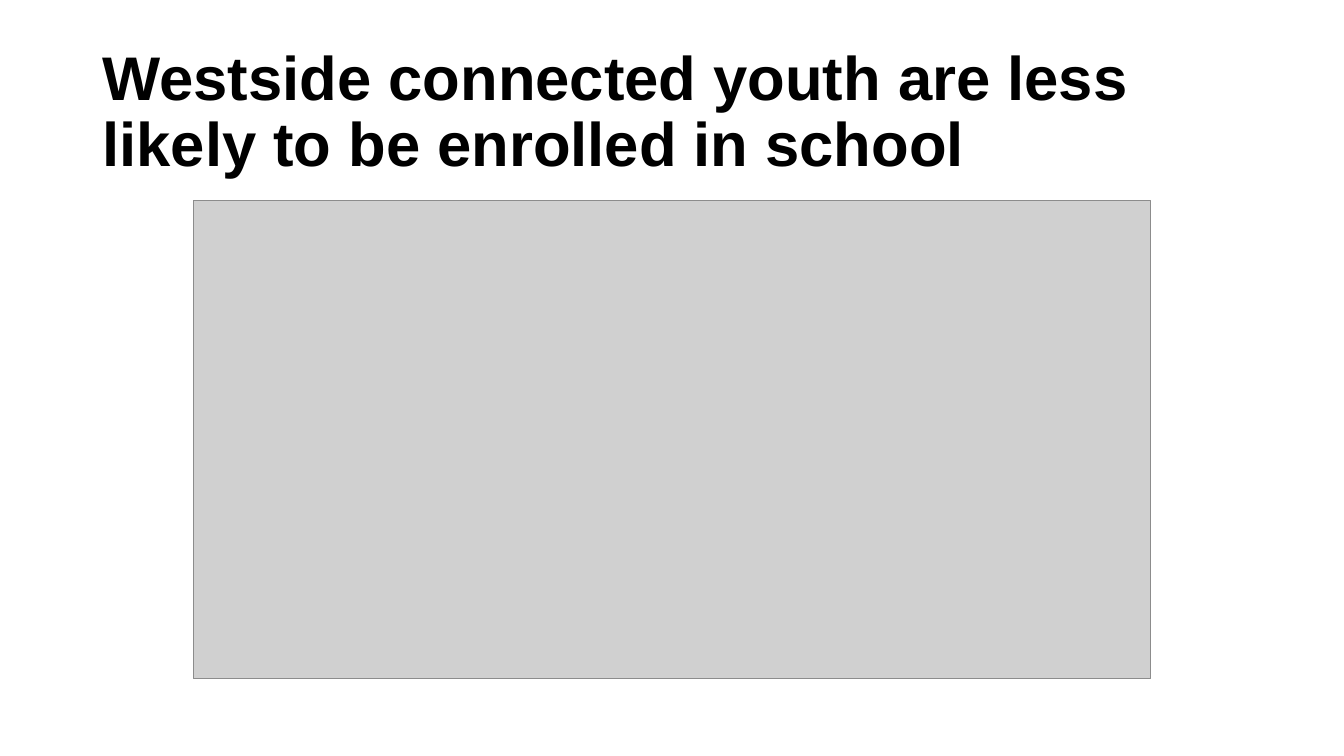
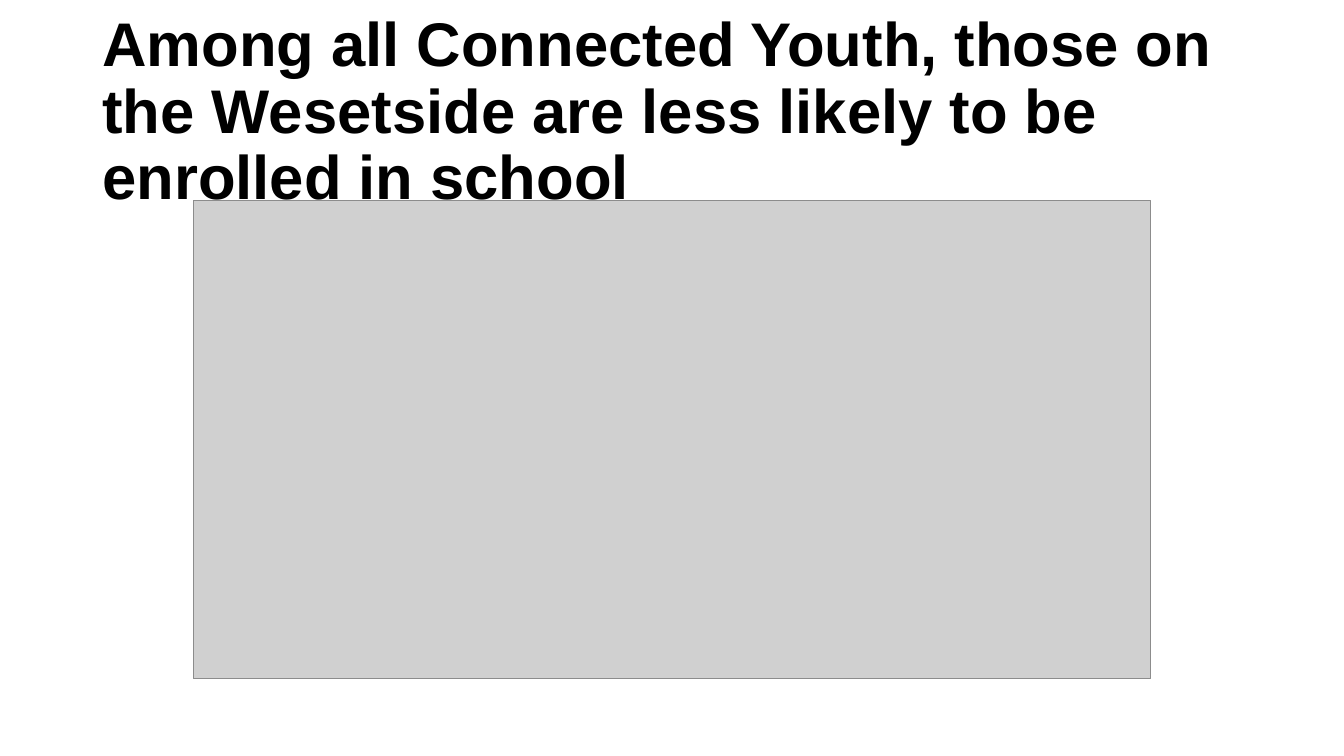
Before and after one commit to ucdiegorubi/oy_census_analysis, a slide deck: slide 14 of create_powerpoint/demographic_estimates.pptx (slide 15 before the commit). Drawn at 1344x756 pixels with LibreOffice and Linux fonts; fonts in the diff are those of the drawing; grey boxes stand for pictures; background and template pictures are left out. Boxes give left, top, right and bottom in pixels: in the first picture for what was removed or moved away, otherwise in the second. Text is boxed around its words. In the diff, an @@ line names an element or a change of style, - is before the commit and + after.

```diff
--- a/create_powerpoint/demographic_estimates.pptx
+++ b/create_powerpoint/demographic_estimates.pptx
@@ title at <box>102,21,1211,211</box>: text changed @@
-Westside connected youth are less likely to be enrolled in school
+Among all Connected Youth, those on the Wesetside are less likely to be enrolled in school
```
Also in this commit, not shown: 10 other slides changed, 1 slide removed, 5 other files.
